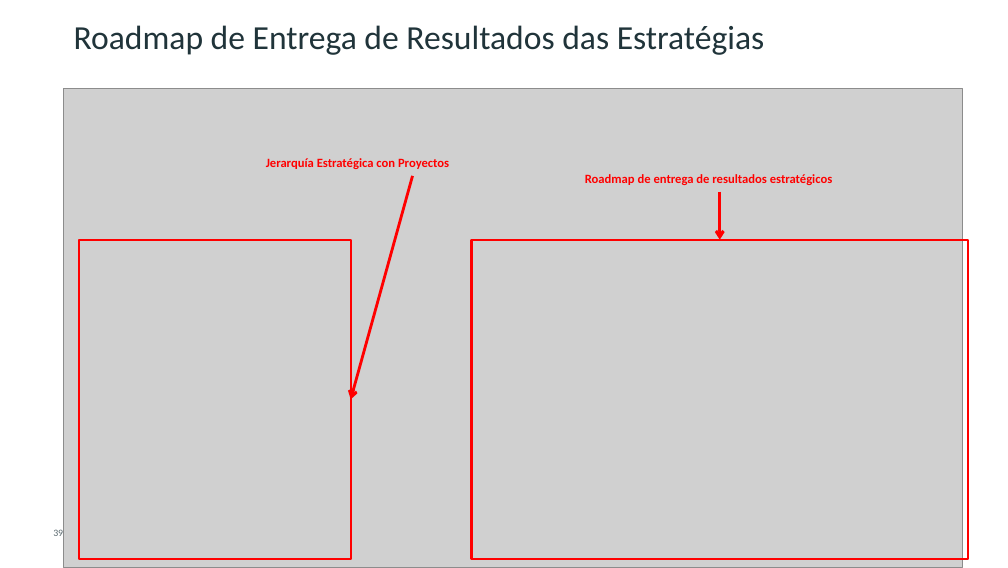
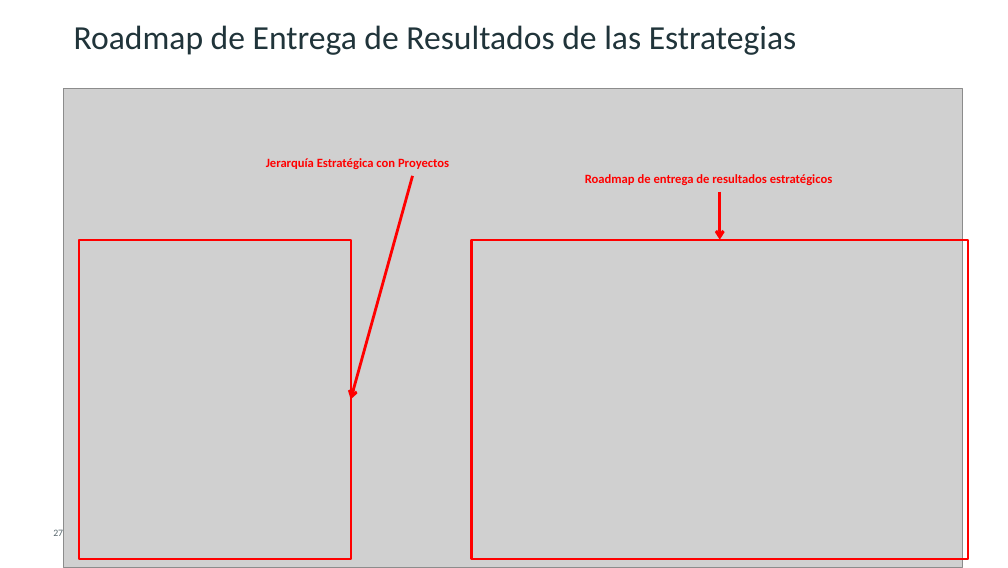
Before and after one commit to CALATAMITBMCOE/Strategic-Alignment, a slide deck: slide 27 of Documentation/CA PPM for Strategic Planning and Execution_ES.pptx (slide 39 before the commit). Drawn at 1008x568 pixels with LibreOffice and Linux fonts; fonts in the diff are those of the drawing; grey boxes stand for pictures; background and template pictures are left out. Boxes give left, top, right and bottom in pixels: in the first picture for what was removed or moved away, otherwise in the second. Text is boxed around its words. In the diff, an @@ line names an element or a change of style, - is before the commit and + after.

```diff
--- a/Documentation/CA PPM for Strategic Planning and Execution_ES.pptx
+++ b/Documentation/CA PPM for Strategic Planning and Execution_ES.pptx
@@ title at [74,25,797,55]: text changed @@
-Roadmap de Entrega de Resultados das Estratégias
+Roadmap de Entrega de Resultados de las Estrategias
@@ page number at [53,529,63,536]: text changed @@
-39
+27
```
Also in this commit, not shown: 17 other slides changed, 1 slide added, 3 other files.
